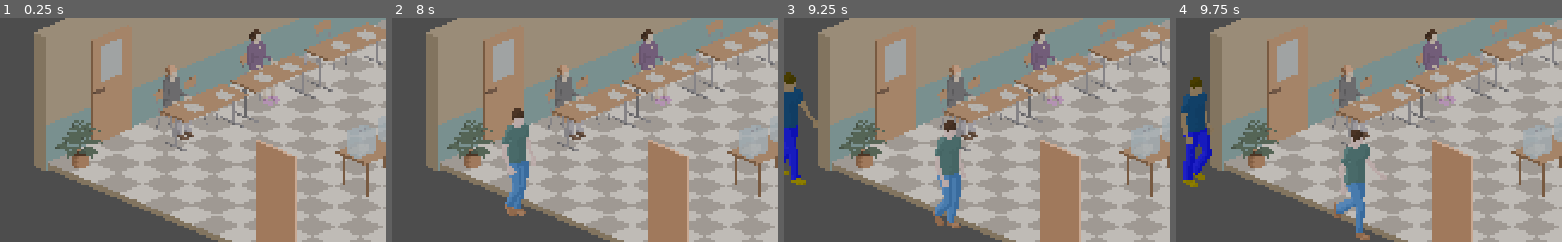
Above: before the commit, frames 1-4 (left to right).
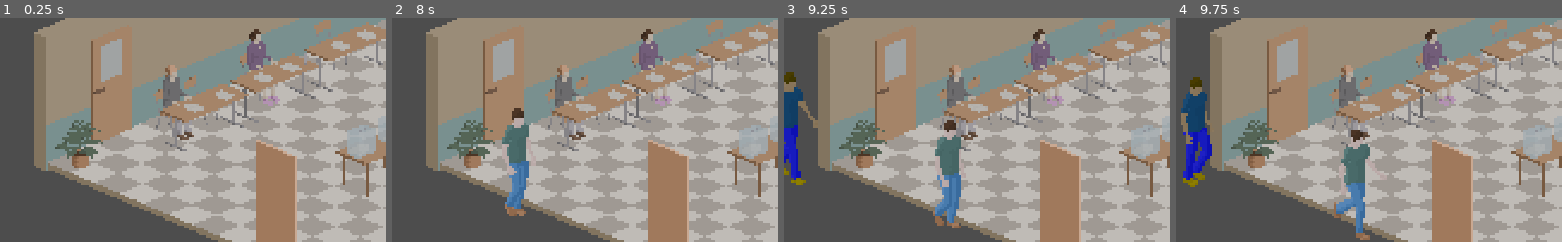
Above: after the commit, the same moments.

Repository: kreativna-blokada/blokadna-glasalica
Game: Godot game, scene res://!project/build/design/scenes/game.tscn
The game is run twice, just before and just after one commit, with the same random seed, the same clock (stepped at 60 frames per second) and the same inputs.
Inputs:
- Up to frame 1 (0.25 s): no input
- Up to frame 2 (8 s): tap Enter (ui_accept) at 0.5, 0.77, 1.25, 1.52, 2, 2.75, 3.02, 3.5, 3.77, 4.52, 6.02, 6.77, 7.52 s; hold Right (ui_right) 0.53-2.03 s; hold Left (ui_left) 2.03-2.78 s; hold Right (ui_right) 2.78-4.28 s; hold Left (ui_left) 4.28-5.03 s; hold Right (ui_right) 5.03-5.78 s; hold Left (ui_left) 5.78-7.28 s; hold Right (ui_right) from 7.28 s (still down)
- Up to frame 3 (9.25 s): keep holding Right (ui_right); tap Enter (ui_accept) at 9.02 s
- Up to frame 4 (9.75 s): release Right (ui_right) at 9.53 s; hold Left (ui_left) from 9.53 s (still down)
The pictures show only the part of the screen within x 0-50%, y 31-80%; the shares and areas given below are measured in that part.

Frames 1-2 are identical in both runs. In frame 3, 0.1% of the frame differs, in the area x 0-7%, y 24-75%; in frame 4, 0.2%, in the area x 1-10%, y 33-76%.

Commit message:
Adding queue so that they wait in line

Diff:
--- a/!project/build/design/scenes/actors/voter.gd
+++ b/!project/build/design/scenes/actors/voter.gd
@@ -18,6 +18,9 @@
 var _original_texture: Texture2D = null
 
 var is_waiting: bool = false
+var is_queued: bool = false
+
+signal arrived_at_queue
 
 #data containers
 var voter_stops_sound: Dictionary = Globals.VoterStopsSound
@@ -47,7 +50,7 @@
 	pass
 
 func _process(_delta: float) -> void:
-	if _is_walk_done or is_waiting or vote_stop_target == null:
+	if _is_walk_done or is_waiting or is_queued or vote_stop_target == null:
 		velocity = Vector2.ZERO
 	else:
 		move_to_vote_stop()
@@ -122,7 +125,7 @@
 func handle_animations() -> void:
 	if _is_walk_done:
 		animation_player.play("bottom-right")
-	elif is_waiting:
+	elif is_waiting or is_queued:
 		pass
 	elif state == State.WALK:
 		if animation_player.current_animation != _walk_animation_name:
@@ -147,6 +150,12 @@
 
 func reach_stop() -> void:
 	velocity = Vector2.ZERO
+
+	if _vote_stop_index == 1:
+		is_queued = true
+		_apply_wait_texture_for_direction("bottom-right")
+		arrived_at_queue.emit()
+		return
 
 	_wait_frame_coord = _find_wait_animation_frame_coord()
 	if not _wait_frame_coord.is_empty():
@@ -160,6 +169,25 @@
 
 	_vote_stop_index += 1
 	set_vote_stop_target()
+
+func release_from_queue() -> void:
+	_restore_walk_texture()
+	is_queued = false
+	_vote_stop_index += 1
+	set_vote_stop_target()
+
+func _apply_wait_texture_for_direction(direction_name: String) -> void:
+	animation_player.stop()
+	_original_texture = character_sprite.texture
+	var idle_texture_path: String = Globals.VoterIdleAnimations["Texture2D"]
+	character_sprite.texture = load(idle_texture_path)
+	character_sprite.hframes = 39
+	character_sprite.vframes = 5
+	var animation_setup: Dictionary = Globals.VoterIdleAnimations["Animation"]
+	for animation_view in animation_setup:
+		if animation_setup[animation_view]["Name"] == direction_name:
+			character_sprite.frame_coords = Vector2i(animation_setup[animation_view]["Frame Coord"]["x"], animation_setup[animation_view]["Frame Coord"]["y"])
+			return
 
 func _apply_wait_texture() -> void:
 	animation_player.stop()
--- a/!project/build/design/scenes/stage.gd
+++ b/!project/build/design/scenes/stage.gd
@@ -11,6 +11,7 @@
 
 #data containers
 var _voters_factory: Node = null
+var _voter_queue: Array = []
 
 #broadcast variables
 var _voters_diversity: int = 0
@@ -90,8 +91,9 @@
 		voter_slots_container.add_child(voter)
 
 		voter.position = Vector2(voter_loading_spot.global_position.x, voter_loading_spot.global_position.y)
-		var voter_walking_route: Array = get_walking_route()
+		var voter_walking_route: Array = get_walking_route(voter)
 		voter.set_voting_stops(voter_walking_route)
+		voter.arrived_at_queue.connect(_on_voter_queued.bind(voter))
 
 		print("[STAGE] Successfully fetched voter of index: ", _index)
 
@@ -101,10 +103,11 @@
 		return null
 
 #defines the route voters will take
-func get_walking_route() -> Array:
+func get_walking_route(voter: Voter) -> Array:
 	var walking_route: Array = [voter_loading_spot]
 	var waiting_spot: Node2D = _find_free_vote_spot()
 	if waiting_spot:
+		waiting_spot.occupy(voter)
 		walking_route.append(waiting_spot)
 	walking_route.append_array(voter_stops.slice(1))
 
@@ -161,6 +164,18 @@
 	return last_free
 
 
+func _on_voter_queued(voter: Voter) -> void:
+	_voter_queue.append(voter)
+	if _voter_queue.size() >= 4:
+		_release_first_voter()
+
+func _release_first_voter() -> void:
+	var first: Voter = _voter_queue.pop_front()
+	var queue_spot: Node2D = first.voting_stops[1]
+	if queue_spot.has_method("free_up"):
+		queue_spot.free_up()
+	first.release_from_queue()
+
 #SIGNALS
 #███████╗██╗ ██████╗ ███╗   ██╗ █████╗ ██╗     ███████╗
 #██╔════╝██║██╔════╝ ████╗  ██║██╔══██╗██║     ██╔════╝
